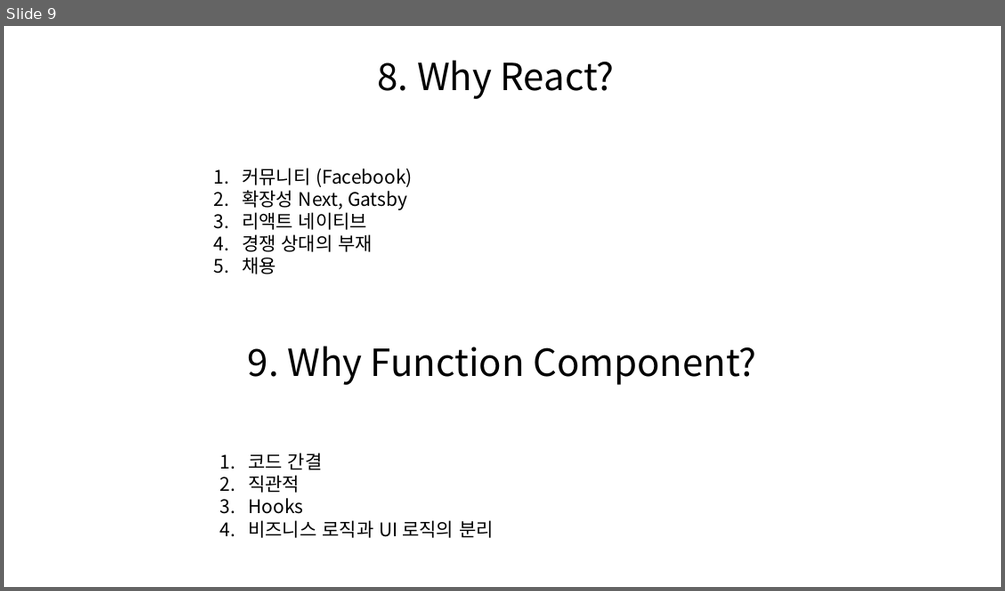
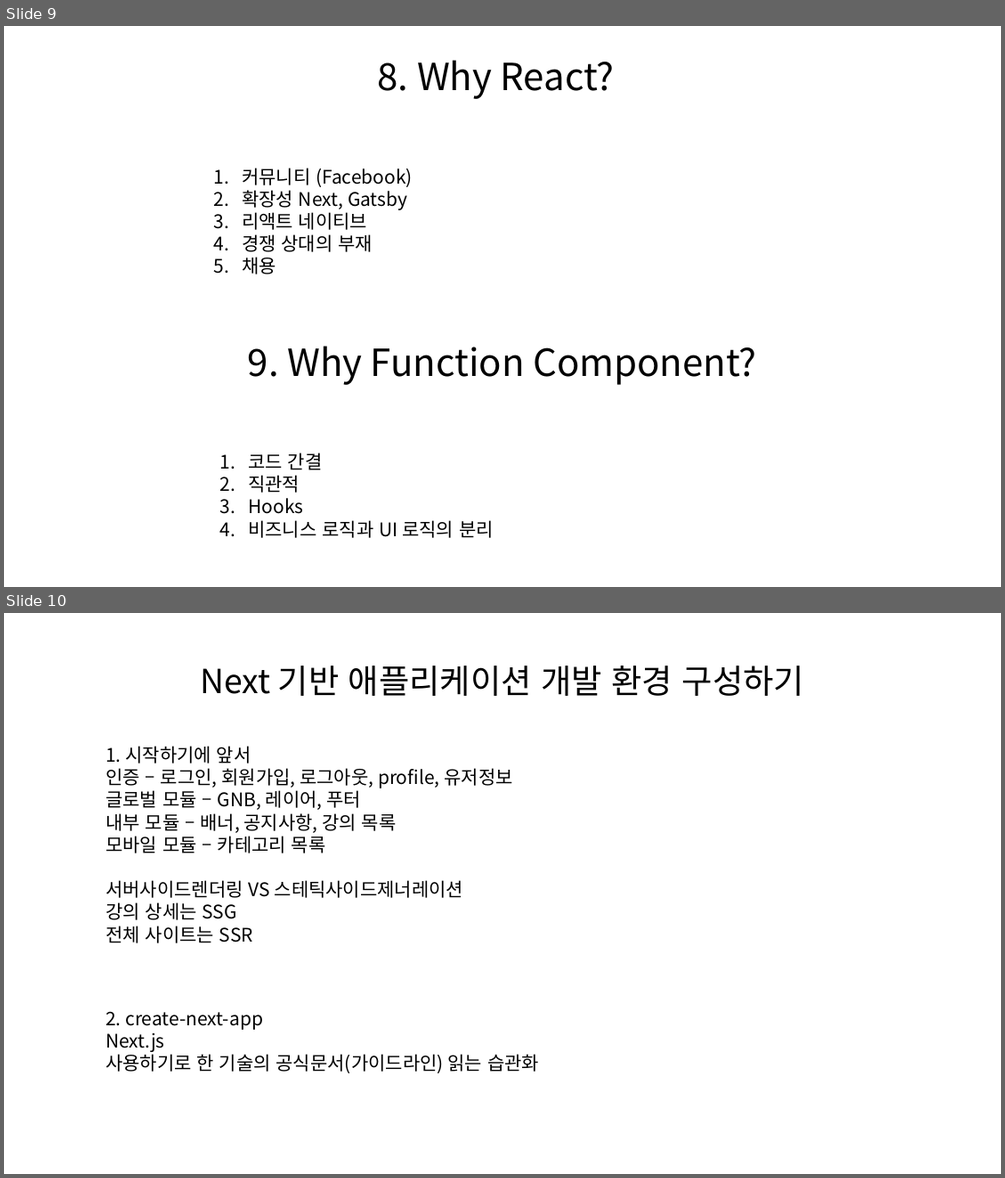
Before and after one commit to Jiwoncoding/Front, a slide deck: TheRED조은강의.pptx. Shown one above the other, each under a label of ours: slide 9 before the commit, slides 9 and 10 after it. The pictures are 1005x591 and 1005x1178 pixels, drawn with LibreOffice and Linux fonts; fonts in the diff are those of the drawing. Boxes give left, top, right and bottom in pixels: in the first picture for what was removed or moved away, otherwise in the second. Text is boxed around its words. In the diff, an @@ line names an element or a change of style, - is before the commit and + after.

Commit message:
Add files via upload
Next 기반 애플리케이션 개발 환경 구성하기

```diff
--- a/TheRED조은강의.pptx
+++ b/TheRED조은강의.pptx
@@ slide 10 added at (x1=4, y1=613, x2=1001, y2=1174), background #FFFFFF @@
@@ title added at (x1=200, y1=666, x2=804, y2=696), 32 pt, text #000000 @@
+Next 기반 애플리케이션 개발 환경 구성하기
@@ text added at (x1=105, y1=746, x2=512, y2=943), 18 pt, text #000000 @@
+1. 시작하기에 앞서
+인증 – 로그인, 회원가입, 로그아웃, profile, 유저정보
+글로벌 모듈 – GNB, 레이어, 푸터
+내부 모듈 – 배너, 공지사항, 강의 목록
+모바일 모듈 – 카테고리 목록
+서버사이드렌더링 VS 스테틱사이드제너레이션
+강의 상세는 SSG
+전체 사이트는 SSR
@@ text added at (x1=105, y1=1011, x2=539, y2=1073), 18 pt, text #000000 @@
+2. create-next-app
+Next.js
+사용하기로 한 기술의 공식문서(가이드라인) 읽는 습관화
```
Also in this commit, not shown: 2 other slides added.
